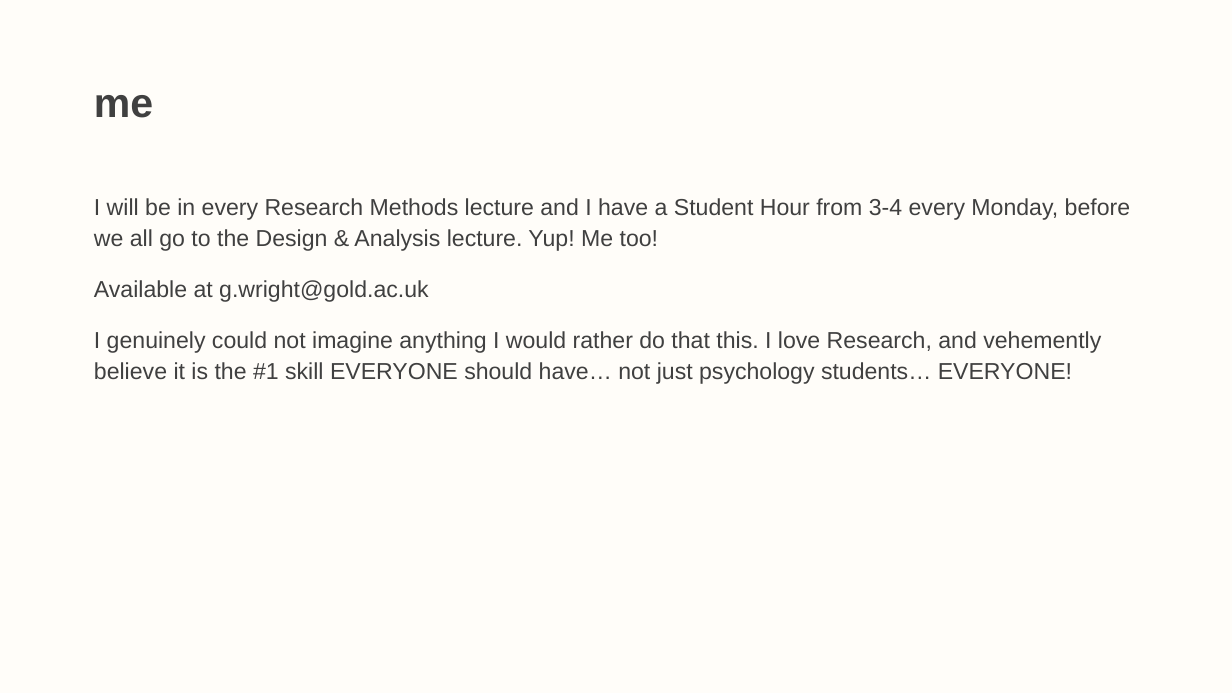
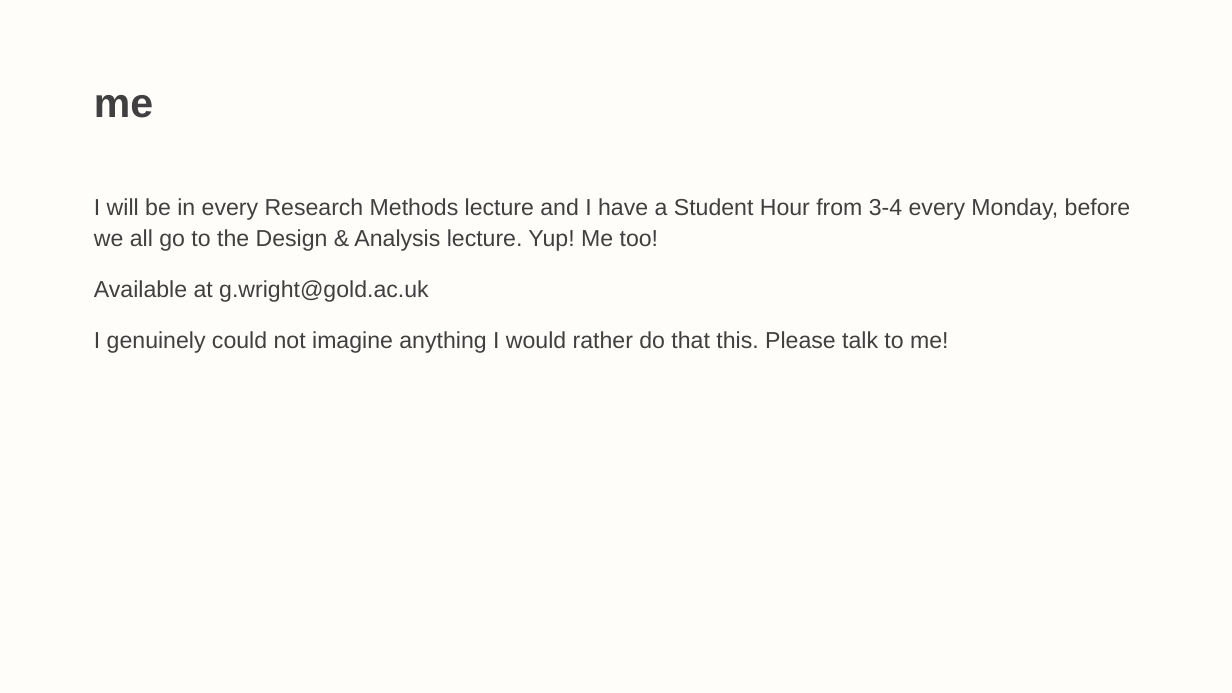
Before and after one commit to LittleMonkeyLab/PS52007Dslides, a slide deck: slide 8 of _site/lectures/Lecture00/Lecture00.pptx. Drawn at 1232x693 pixels with LibreOffice and Linux fonts; fonts in the diff are those of the drawing. Boxes give left, top, right and bottom in pixels: in the first picture for what was removed or moved away, otherwise in the second. Text is boxed around its words. In the diff, an @@ line names an element or a change of style, - is before the commit and + after.

```diff
--- a/_site/lectures/Lecture00/Lecture00.pptx
+++ b/_site/lectures/Lecture00/Lecture00.pptx
@@ text at bbox=[94, 331, 948, 353]: text changed @@
-I genuinely could not imagine anything I would rather do that this. I love Research, and vehemently believe it is the #1 skill EVERYONE should have… not just psychology students… EVERYONE!
+I genuinely could not imagine anything I would rather do that this. Please talk to me!
```
Also in this commit, not shown: 9 other slides changed, 2 slides added, 26 slides removed, 25 other files.
